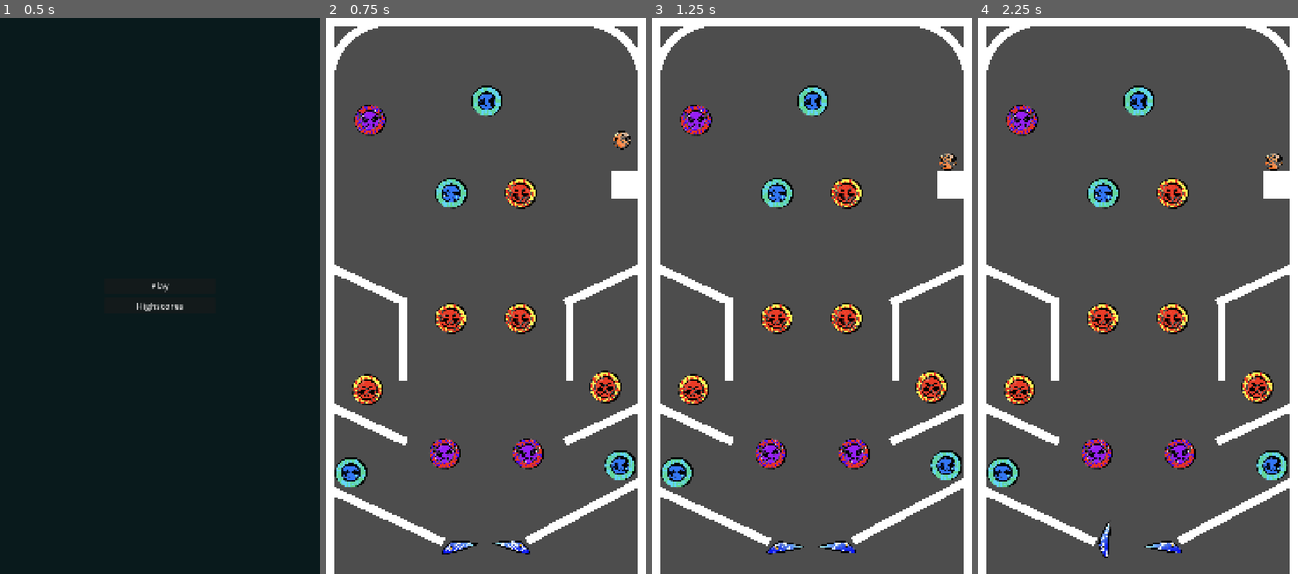
Above: before the commit, frames 1-4 (left to right).
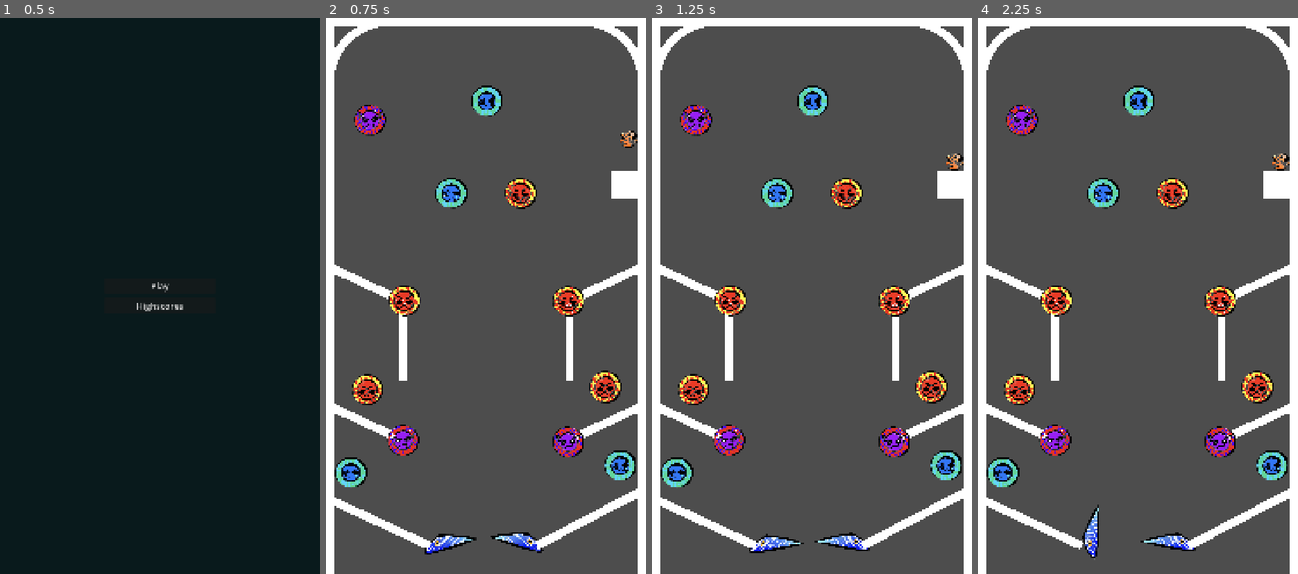
Above: after the commit, the same moments.

Repository: Withered99/Super-Pinball-Ultimate-Premium-Plus-Edition
Game: Godot game, scene res://Screen/title_screen.tscn
Two runs of this game, one before a commit and one after it. Both use one fixed random seed, a clock stepped at 60 frames per second and the inputs below.
Inputs:
- Up to frame 1 (0.5 s): no input
- Up to frame 2 (0.75 s): click "Play" at 0.5 s
- Up to frame 3 (1.25 s): no input
- Up to frame 4 (2.25 s): tap Enter (ui_accept) at 1.25, 1.52, 2 s; hold Left (ui_left) from 2.03 s (still down)

Frame 1 is identical in both runs. In frame 2, 6.4% of the frame differs, in the area x 2-98%, y 20-97%; in frame 3, 6.3%; in frame 4, 6.4%, in the area x 2-98%, y 24-98%.

Commit message:
Pushing sum stuff

Diff:
--- a/CardScreenScript.gd
+++ b/CardScreenScript.gd
@@ -1,7 +1,7 @@
 extends Control
 
 var ball_scene: PackedScene = preload("res://Screen/ball.tscn")
-@export var spawn_position: Vector2 = Vector2(1007.0, 474.0)
+@export var spawn_position: Vector2 = Vector2(1032.0, 470.0)
 
 @onready var cards: Array[Button] = [
 	$Center/butts/card1,
--- a/Screen/game2.tscn
+++ b/Screen/game2.tscn
@@ -27,8 +27,8 @@
 script = ExtResource("11_s6sd8")
 
 [node name="Flipper" parent="." unique_id=432080427 instance=ExtResource("2_yekch")]
-position = Vector2(450, 1903)
-scale = Vector2(3.520002, 3.520002)
+position = Vector2(401, 1889.0001)
+scale = Vector2(5, 5)
 rest_angle_deg = 90.0
 active_angle_deg = 10.0
 flip_speed = 15.0
@@ -40,8 +40,8 @@
 texture = ExtResource("3_thykx")
 
 [node name="Flipper2" parent="." unique_id=301296536 instance=ExtResource("2_yekch")]
-position = Vector2(700, 1903)
-scale = Vector2(3.520002, 3.520002)
+position = Vector2(733, 1884.9999)
+scale = Vector2(5, 5)
 input_action = "ui_right"
 is_right_flipper = true
 rest_angle_deg = 90.0
@@ -87,7 +87,7 @@
 scale = Vector2(0.9999999, 0.9999999)
 
 [node name="StraightWall2" parent="StraightWall" unique_id=997330697 instance=ExtResource("5_yamjm")]
-position = Vector2(1287.9999, 192)
+position = Vector2(1304.9998, 156)
 rotation = -2.0542526
 length = 500.0
 
@@ -116,7 +116,7 @@
 length = 1500.0
 
 [node name="StraightWall2" parent="StraightWall2" unique_id=1390685638 instance=ExtResource("5_yamjm")]
-position = Vector2(-399.99994, 1766.9999)
+position = Vector2(-452, 1778.9999)
 rotation = 0.43458697
 length = 500.0
 
@@ -262,7 +262,7 @@
 text = "Card 3"
 
 [node name="Ball" parent="." unique_id=2098056954 instance=ExtResource("2_s6sd8")]
-position = Vector2(1007, 474)
+position = Vector2(1032, 470)
 
 [node name="Bumper" parent="." unique_id=618282309 instance=ExtResource("12_qocpp")]
 position = Vector2(147, 1338)
@@ -273,7 +273,7 @@
 texture = ExtResource("14_x47ju")
 
 [node name="Bumper8" parent="." unique_id=259082627 instance=ExtResource("12_qocpp")]
-position = Vector2(426, 1568)
+position = Vector2(276, 1520)
 launch_force = 1200.0
 
 [node name="Sprite2D" type="Sprite2D" parent="Bumper8" unique_id=406230925]
@@ -282,7 +282,7 @@
 texture = ExtResource("13_742v1")
 
 [node name="Bumper10" parent="." unique_id=1003528602 instance=ExtResource("12_qocpp")]
-position = Vector2(726, 1568)
+position = Vector2(871, 1526)
 launch_force = 1200.0
 
 [node name="Sprite2D" type="Sprite2D" parent="Bumper10" unique_id=2084460620]
@@ -309,7 +309,7 @@
 texture = ExtResource("13_742v1")
 
 [node name="Bumper4" parent="." unique_id=2077089040 instance=ExtResource("12_qocpp")]
-position = Vector2(700, 1081)
+position = Vector2(873, 1019)
 
 [node name="Sprite2D" type="Sprite2D" parent="Bumper4" unique_id=949842210]
 position = Vector2(-6.914139e-06, 7.867813e-05)
@@ -325,7 +325,7 @@
 texture = ExtResource("14_x47ju")
 
 [node name="Bumper5" parent="." unique_id=1996889430 instance=ExtResource("12_qocpp")]
-position = Vector2(450, 1081)
+position = Vector2(282, 1017)
 
 [node name="Sprite2D" type="Sprite2D" parent="Bumper5" unique_id=361166955]
 position = Vector2(-6.914139e-06, 7.867813e-05)
